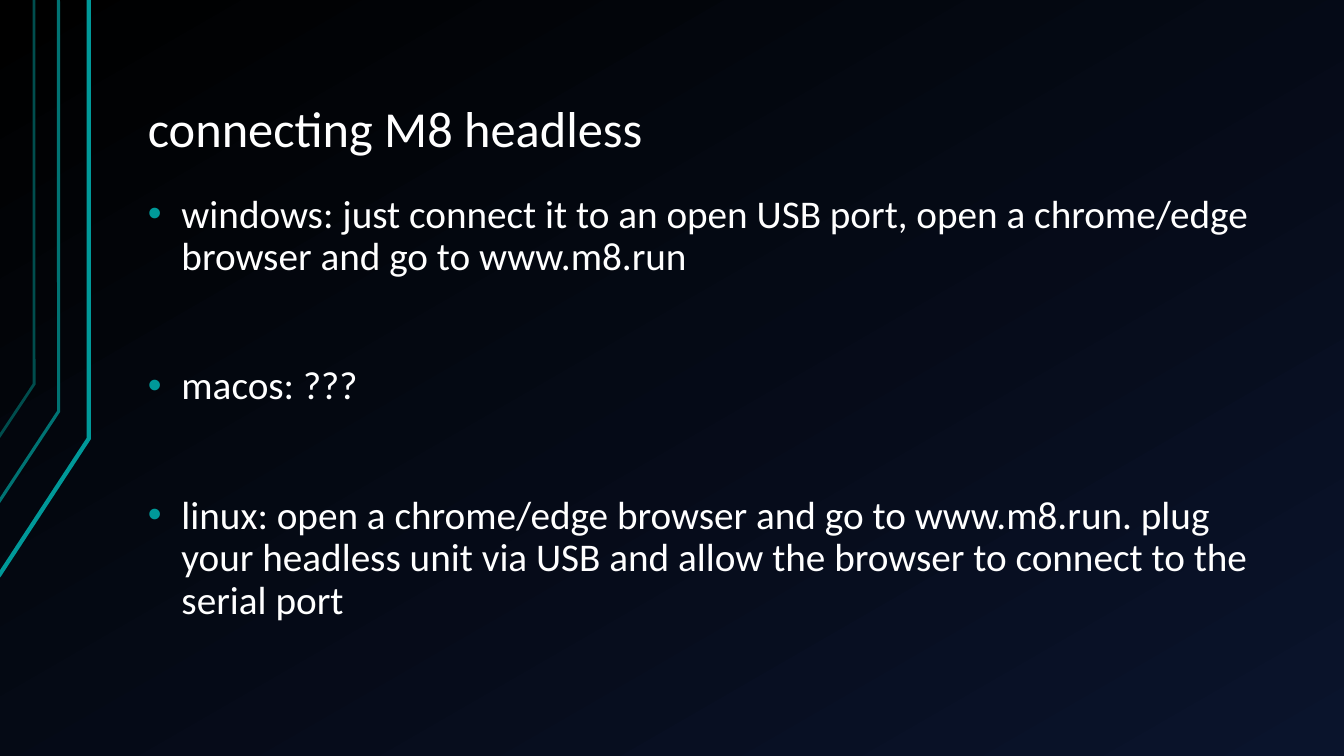
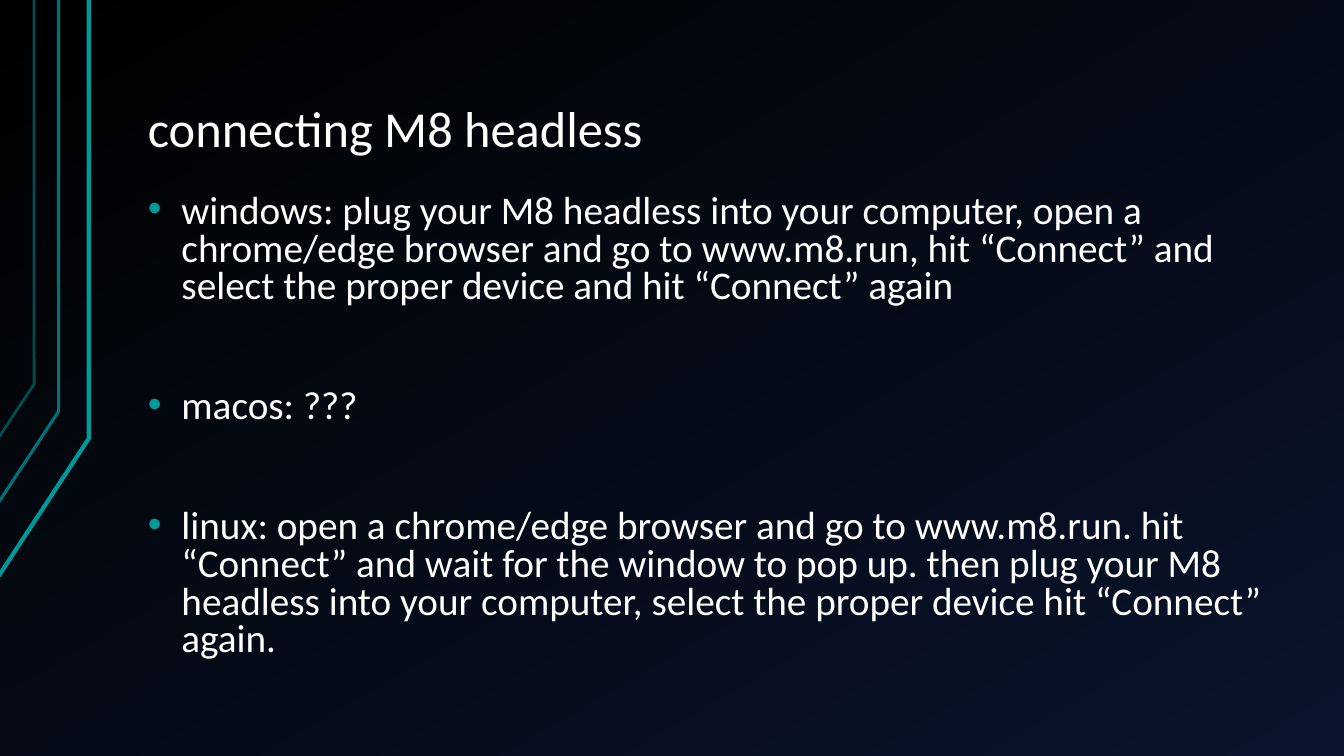
Before and after one commit to jegasus/m8-tracker-workshop, a slide deck: slide 6 of slides_v1.odp. Drawn at 1344x756 pixels with LibreOffice and Linux fonts; fonts in the diff are those of the drawing. Boxes give left, top, right and bottom in pixels: in the first picture for what was removed or moved away, otherwise in the second. Text is boxed around its words. In the diff, an @@ line names an element or a change of style, - is before the commit and + after.

Commit message:
minor edits

```diff
--- a/slides_v1.odp
+++ b/slides_v1.odp
@@ text at bbox=[181, 196, 1214, 306]: text changed @@
-• windows: just connect it to an open USB port, open a chrome/edge browser and go to www.m8.run
+• windows: plug your M8 headless into your computer, open a chrome/edge browser and go to www.m8.run, hit “Connect” and select the proper device and hit “Connect” again
@@ text at bbox=[181, 400, 294, 420]: line spacing 0.9 to 0.8 @@
@@ text at bbox=[181, 511, 1261, 659]: text changed @@
-• linux: open a chrome/edge browser and go to www.m8.run. plug your headless unit via USB and allow the browser to connect to the serial port
+• linux: open a chrome/edge browser and go to www.m8.run. hit “Connect” and wait for the window to pop up. then plug your M8 headless into your computer, select the proper device hit “Connect” again.
```
Also in this commit, not shown: 5 other slides changed.
